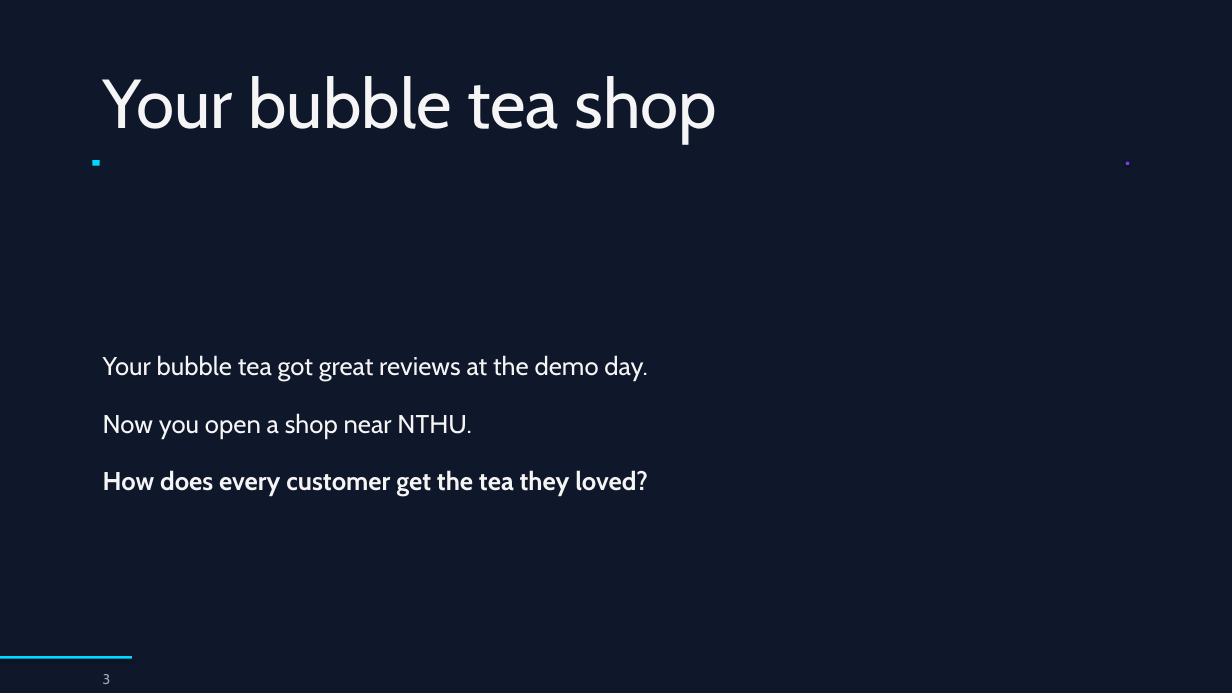
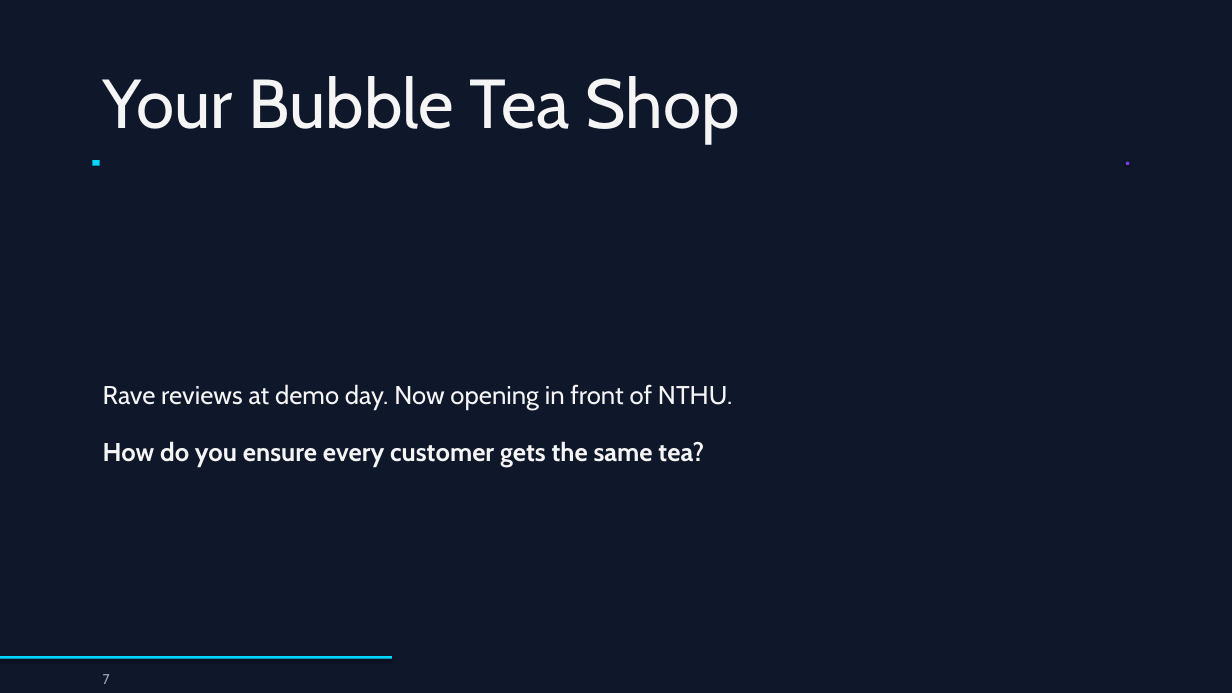
Before and after one commit to drweihungpan-lab/3R-teaching, a slide deck: slide 7 of materials/slides/session-1.pptx (slide 3 before the commit). Drawn at 1232x693 pixels with LibreOffice and Linux fonts; fonts in the diff are those of the drawing. Boxes give left, top, right and bottom in pixels: in the first picture for what was removed or moved away, otherwise in the second. Text is boxed around its words. In the diff, an @@ line names an element or a change of style, - is before the commit and + after.

```diff
--- a/materials/slides/session-1.pptx
+++ b/materials/slides/session-1.pptx
@@ text at <box>103,76,739,143</box>: text changed @@
-Your bubble tea shop
+Your Bubble Tea Shop
@@ text at <box>103,384,732,410</box>: text changed @@
-Your bubble tea got great reviews at the demo day.
+Rave reviews at demo day. Now opening in front of NTHU.
@@ text at <box>103,441,704,467</box>: text changed; bold on @@
-Now you open a shop near NTHU.
+How do you ensure every customer gets the same tea?
@@ text removed at <box>103,470,648,496</box> @@
-How does every customer get the tea they loved?
@@ rectangle: place and size @@
-rectangle at <box>0,656,132,659</box>
+rectangle at <box>0,656,392,659</box>
@@ text at <box>103,674,110,684</box>: text changed @@
-3
+7
```
Also in this commit, not shown: 1 other slide changed, 25 slides added, 26 slides removed, 1 other file.
